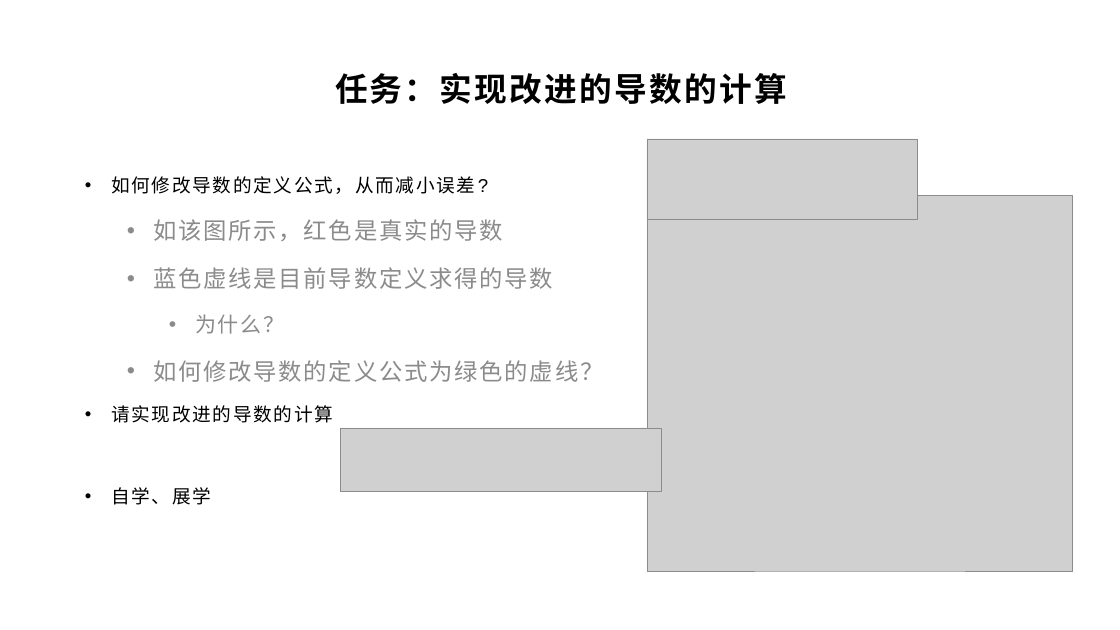
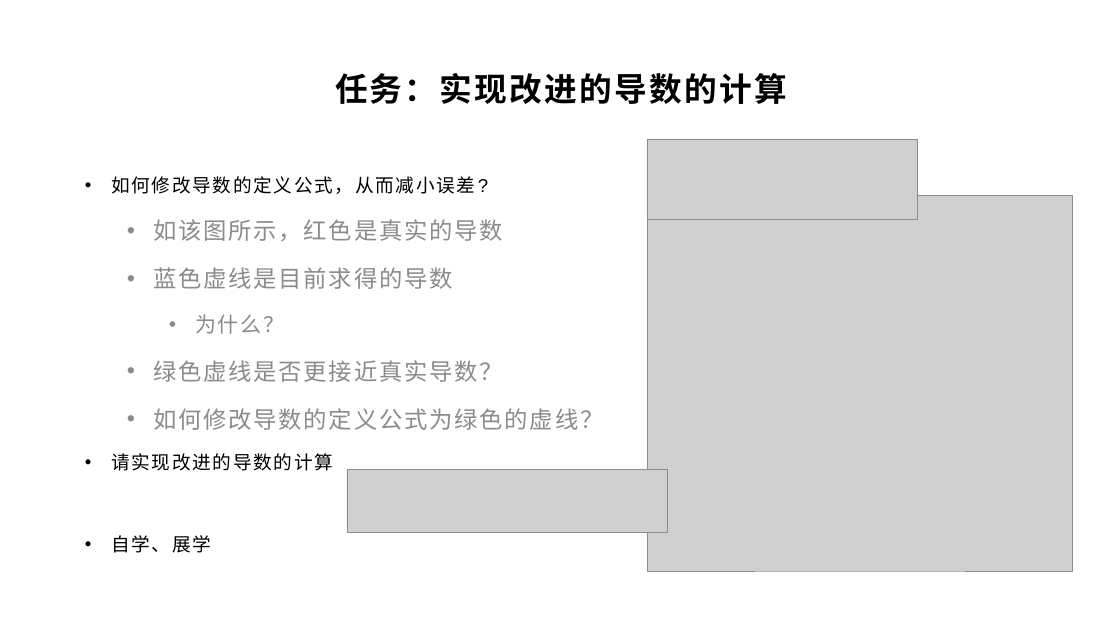
Before and after one commit to yyc-git/DeepLearningEdu, a slide deck: slide 10 of lessons/4_gradient_check/ppt/全连接层的梯度检查.pptx. Drawn at 1120x630 pixels with LibreOffice and Linux fonts; fonts in the diff are those of the drawing; grey boxes stand for pictures; background and template pictures are left out. Boxes give left, top, right and bottom in pixels: in the first picture for what was removed or moved away, otherwise in the second. Text is boxed around its words. In the diff, an @@ line names an element or a change of style, - is before the commit and + after.

```diff
--- a/lessons/4_gradient_check/ppt/全连接层的梯度检查.pptx
+++ b/lessons/4_gradient_check/ppt/全连接层的梯度检查.pptx
@@ text at [153,267,453,289]: text changed @@
-  • 蓝色虚线是目前导数定义求得的导数
+  • 蓝色虚线是目前求得的导数
@@ text at [153,360,503,382]: paragraph added @@
+  • 绿色虚线是否更接近真实导数？
@@ picture: place and size @@
-picture at [340,428,661,491]
+picture at [347,470,668,533]
```
Also in this commit, not shown: 5 other slides changed, 2 other files.
